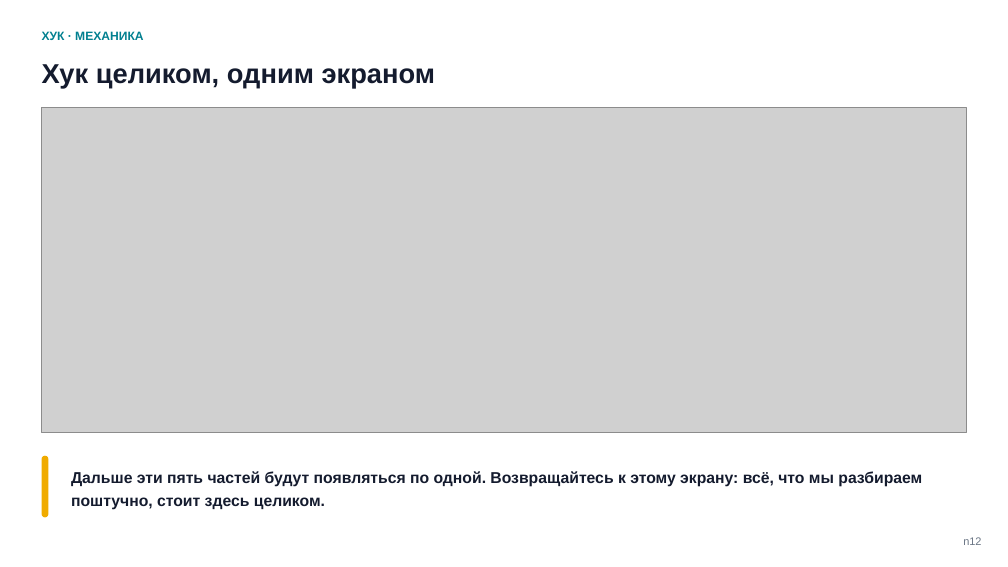
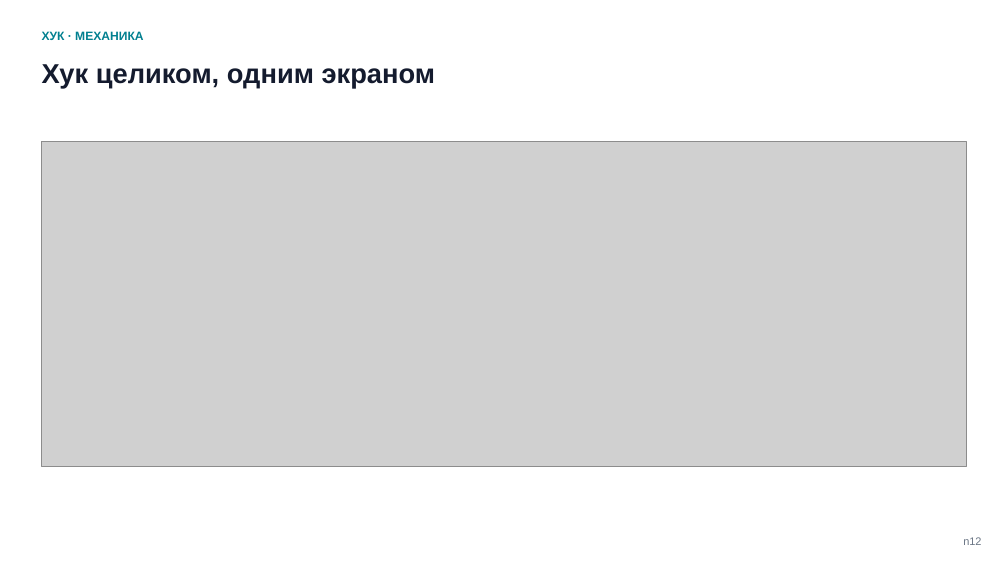
Before and after one commit to tellina-study/AI-usage-lessons, a slide deck: slide 12 of library/seminars/sem-05/rendered/sem-05.pptx. Drawn at 1008x567 pixels with LibreOffice and Linux fonts; fonts in the diff are those of the drawing; grey boxes stand for pictures. Boxes give left, top, right and bottom in pixels: in the first picture for what was removed or moved away, otherwise in the second. Text is boxed around its words. In the diff, an @@ line names an element or a change of style, - is before the commit and + after.

Commit message:
Механика: база хука переехала до первого кейса, «хук целиком» стал шестиблочным и впитал коды возврата, корзины событий пересобраны — прежние шесть покрывали 27 событий из 33 #211

```diff
--- a/library/seminars/sem-05/rendered/sem-05.pptx
+++ b/library/seminars/sem-05/rendered/sem-05.pptx
@@ picture: place and size @@
-picture at [42,107,966,433]
+picture at [42,141,966,467]
@@ rounded rectangle removed at [42,456,48,518] @@
@@ text removed at [71,471,922,510] @@
-Дальше эти пять частей будут появляться по одной. Возвращайтесь к этому экрану: всё, что мы разбираем поштучно, стоит здесь целиком.
```
Also in this commit, not shown: 3 other slides changed, 9 other files.
